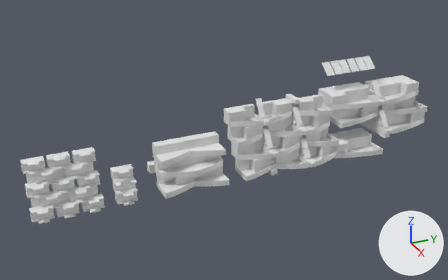
Before and after pictures for a commit that changed the OBJ model Art/Recycler_Buildings.obj.
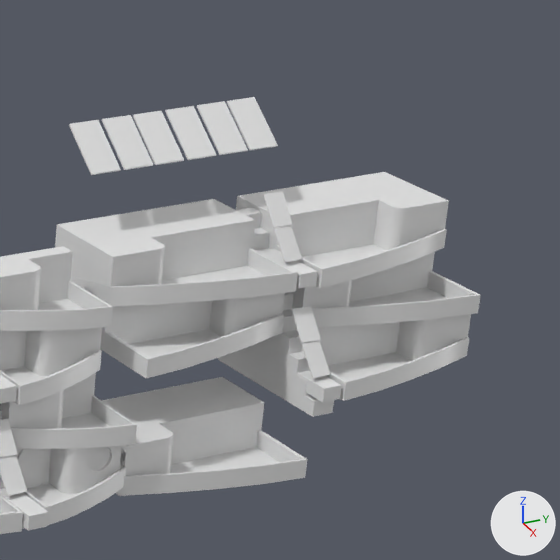
The first picture shows the older version from a 50 mm lens placed at (1033.0, -779.0, 604.0), pointed at (-33.0, -300.0, 71.0). The close-ups show both versions on the part from 68% to 100% of the width and 11% to 63% of the height of that picture; other places that the commit changed are outside them. The lights are fixed; the arrows at lower right show +X, +Y and +Z. Where no turn or scale is listed for an object, it has been applied to the vertices. Vertices at the same position are counted once.
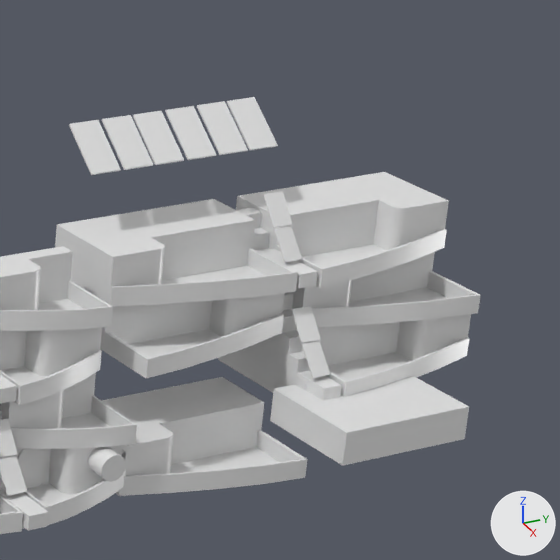
Changed parts and their boxes (x1, y1, x2, y2) in the close-ups (560 x 560 px):
```json
{"object": "Cube.021_Cube.029", "change": "added", "after": [270, 377, 469, 466]}
{"object": "Cylinder_Cylinder.002", "change": "added", "after": [88, 447, 126, 482]}
{"part": 1, "of": "me_cube_065", "change": "built on", "before": [327, 374, 346, 401], "after": [327, 374, 346, 397]}
```

Scene script edits in JSON lines:
```json
{"op": "add", "block": "mat_none", "code": ["mat_none = principled_material('None')", "mat_none.base_color = (0.8, 0.8, 0.8)  # white #e7e7e7", "mat_none.roughness = 0.293"]}
{"block": "me_cube_065", "where": "# used by ob_cube_065; location = (0.0, 0.0, 0.0)"}
{"op": "remove", "block": "me_cube_065", "code": "me_cube_065.from_pydata(...)  # 73 vertices, 67 faces; spans x -63.2..21.6, y 90.8..201.5, z 34.9..64.4"}
{"op": "remove", "block": "me_cube_065", "code": "me_cube_065.materials.append(mat_material)  # white #e7e7e7"}
{"op": "add", "block": "me_cube_065", "code": "me_cube_065.from_pydata(...)  # 80 vertices, 83 faces; spans x -63.2..21.6, y 90.8..201.5, z 34.9..64.4"}
{"block": "me_cube_065", "change": "me_cube_065 part 1"}
{"block": "me_cube_065", "change": "8 faces are deleted"}
{"block": "me_cube_065", "change": "7 vertices are added at x -5.2..17.5, y 90.8..201.5, z 34.9"}
{"block": "me_cube_065", "change": "24 new faces join them"}
{"op": "add", "block": "me_cube_065", "code": "me_cube_065.materials.append(mat_none)  # white #e7e7e7"}
{"op": "add", "block": "me_cylinder_cylinder_002", "code": ["me_cylinder_cylinder_002 = bpy.data.meshes.new('Cylinder_Cylinder.002')", "me_cylinder_cylinder_002.from_pydata(...)  # 64 vertices, 34 faces; spans x 11.3..27.2, y -77.0..-61.1, z 17.4..33.3", "me_cylinder_cylinder_002.materials.append(mat_none)  # white #e7e7e7"]}
{"op": "add", "block": "me_cube_021_cube_029", "code": ["me_cube_021_cube_029 = bpy.data.meshes.new('Cube.021_Cube.029')", "me_cube_021_cube_029.from_pydata(...)  # 20 vertices, 18 faces; spans x -4.8..62.1, y 61.0..147.8, z 16.8..37.3", "me_cube_021_cube_029.materials.append(mat_none)  # white #e7e7e7"]}
{"op": "add", "block": "ob_cylinder_cylinder_002", "code": ["ob_cylinder_cylinder_002 = bpy.data.objects.new('Cylinder_Cylinder.002', me_cylinder_cylinder_002)", "ob_cylinder_cylinder_002.location = (0.0, 0.0, 0.0)"]}
{"op": "add", "block": "ob_cube_021_cube_029", "code": ["ob_cube_021_cube_029 = bpy.data.objects.new('Cube.021_Cube.029', me_cube_021_cube_029)", "ob_cube_021_cube_029.location = (0.0, 0.0, 0.0)"]}
```
